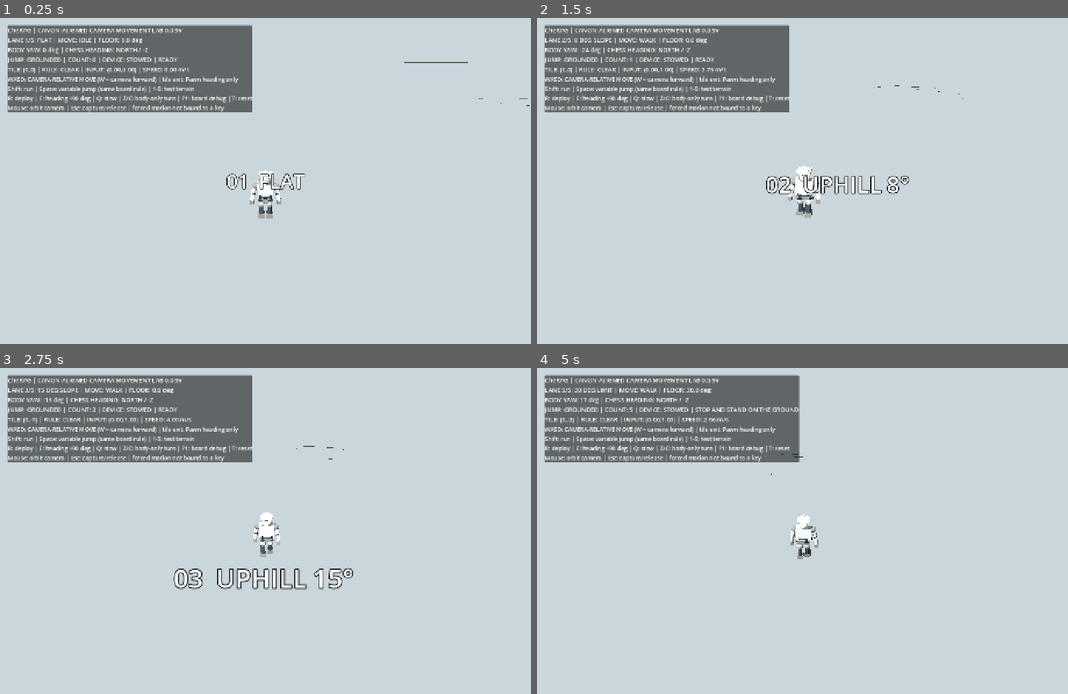
Above: before the commit, frames 1-4 (two rows, left to right).
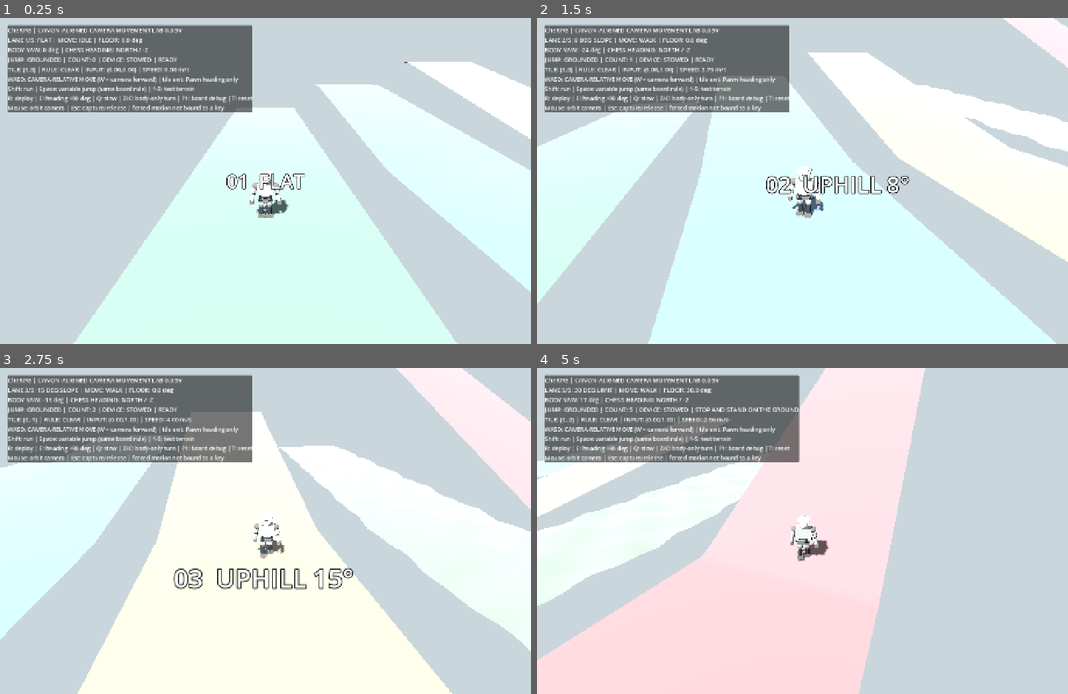
Above: after the commit, the same moments.

Repository: zzunlsj/cherpg
Game: Godot game, scene res://scenes/MotionLab.tscn
Two runs of this game, one before a commit and one after it. Both use one fixed random seed, a clock stepped at 60 frames per second and the inputs below.
Inputs (mouse positions are in pixels of both pictures, inside the frame that each line leads up to):
- Up to frame 1 (0.25 s): no input
- Up to frame 2 (1.5 s): tap Enter at 0.5 s; move the mouse to (829, 181) at 0.52 s; hold W from 0.53 s (still down); tap 1 at 0.6 s; tap Space at 0.77 s; move the mouse to (775, 181) at 1.27 s; tap 2 at 1.35 s
- Up to frame 3 (2.75 s): keep holding W; tap Space at 1.52 s; move the mouse to (276, 524) at 2.02 s; tap 3 at 2.1 s
- Up to frame 4 (5 s): keep holding W; move the mouse to (797, 537) at 2.77 s; tap 4 at 2.85 s; tap Space at 3.02, 3.77, 4.52 s; move the mouse to (839, 534) at 3.52 s; tap 5 at 3.6 s; move the mouse to (760, 527) at 4.27 s; tap R at 4.35 s

The runs differ from the first frame. In frame 1, 42% of the frame differs, in the area x 13-100%, y 13-100%; in frame 2, 54%, in the area x 0-100%, y 0-100%; in frame 3, 53%; in frame 4, 45%.

Commit message:
fix(godot): render terrain heightfields two-sided to prevent disappearing ground from above

Diff:
--- a/godot/tests/motion_rotation_lab/scripts/test_lane.gd
+++ b/godot/tests/motion_rotation_lab/scripts/test_lane.gd
@@ -50,6 +50,10 @@
 	var mat := StandardMaterial3D.new()
 	mat.albedo_color = TINTS[lane_index]
 	mat.roughness = 1.0
+	# A heightfield is an open triangle surface: render both sides so the ground
+	# remains visible from the player's elevated/top-down camera as well as below.
+	# This affects rendering only; the existing two-sided collision stays intact.
+	mat.cull_mode = BaseMaterial3D.CULL_DISABLED
 	mi.material_override = mat
 	add_child(mi)
 	var collision := CollisionShape3D.new()
